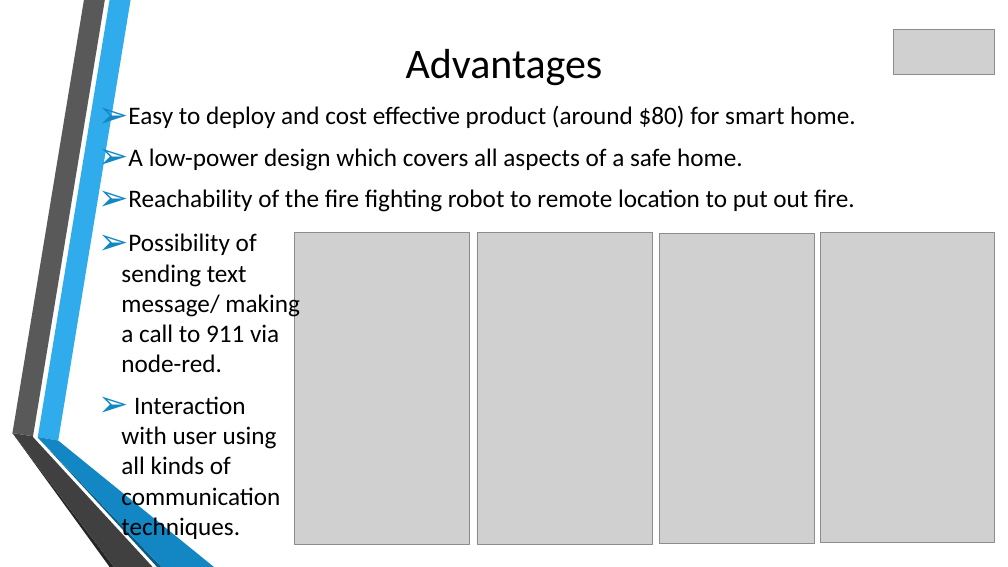
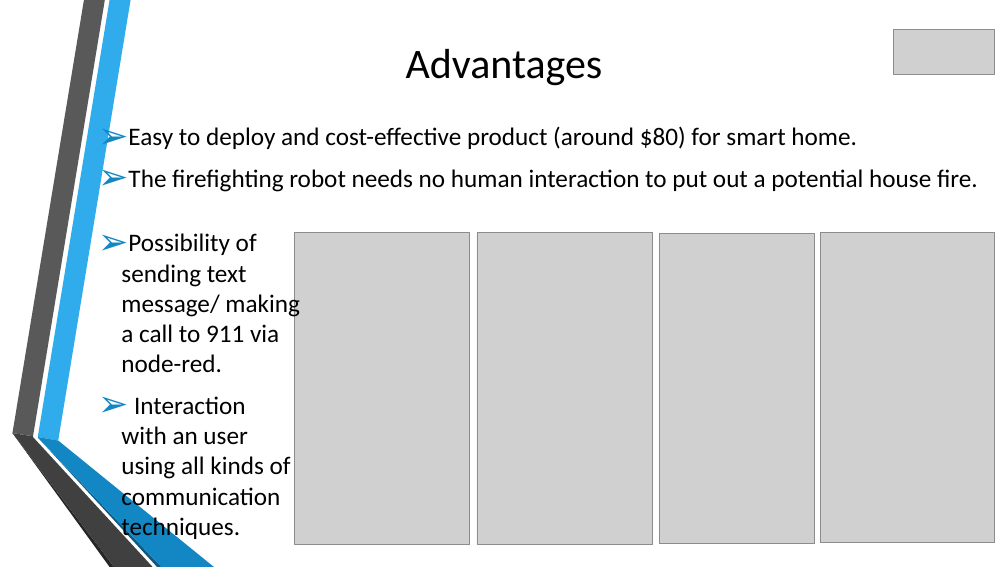
Before and after one commit to Sandhie177/UMKC_Hackathon_Fall_2018_IoT_Group_2, a slide deck: slide 5 of Documentation/IOT-SMART-HOME-Firebot-and-Device-Automation.pptx. Drawn at 1008x567 pixels with LibreOffice and Linux fonts; fonts in the diff are those of the drawing; grey boxes stand for pictures; background and template pictures are left out. Boxes give left, top, right and bottom in pixels: in the first picture for what was removed or moved away, otherwise in the second. Text is boxed around its words. In the diff, an @@ line names an element or a change of style, - is before the commit and + after.

```diff
--- a/Documentation/IOT-SMART-HOME-Firebot-and-Device-Automation.pptx
+++ b/Documentation/IOT-SMART-HOME-Firebot-and-Device-Automation.pptx
@@ text at bbox=[128, 126, 978, 192]: text changed @@
-➢ Easy to deploy and cost effective product (around $80) for smart home.
-➢ A low-power design which covers all aspects of a safe home.
-➢ Reachability of the fire fighting robot to remote location to put out fire.
+➢ Easy to deploy and cost-effective product (around $80) for smart home.
+➢ The firefighting robot needs no human interaction to put out a potential house fire.
@@ text at bbox=[121, 396, 291, 541]: text changed @@
-➢ Interaction with user using all kinds of communication techniques.
+➢ Interaction with an user using all kinds of communication techniques.
```
Also in this commit, not shown: 1 other slide changed.
